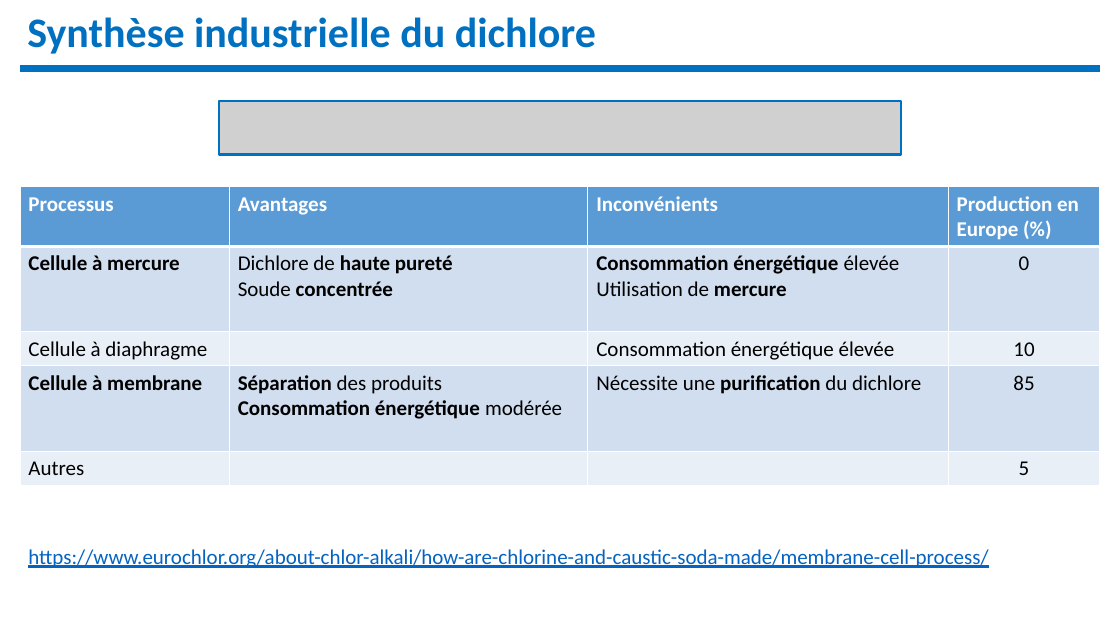
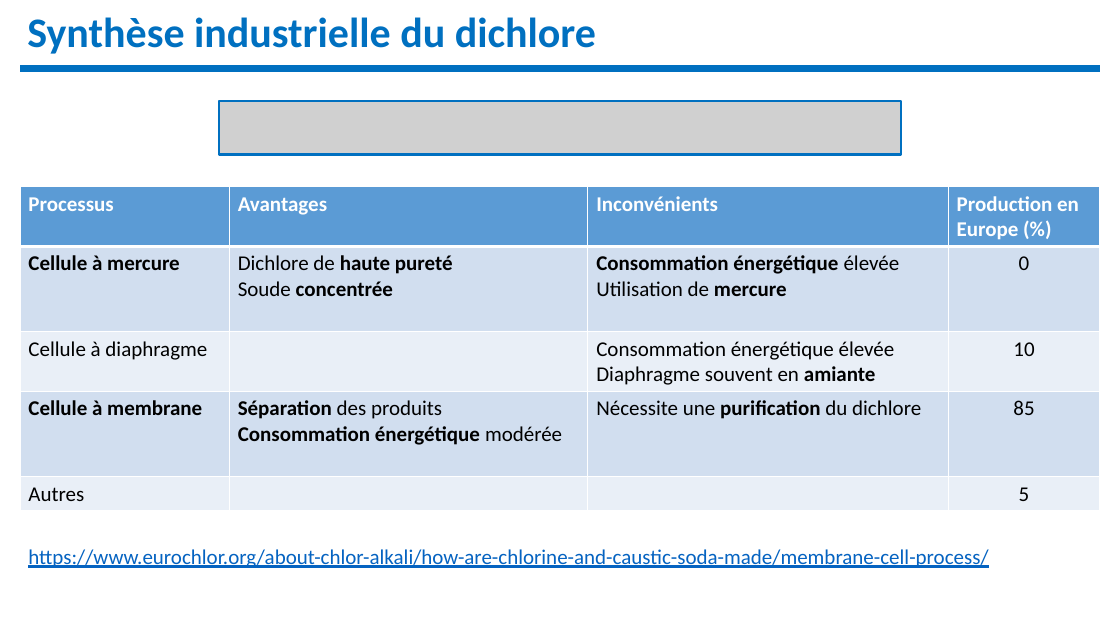
Before and after one commit to remimetzdorff/agregation, a slide deck: slide 3 of Leçons/Lecons de chimie 2019-2020/LC04.pptx. Drawn at 1120x630 pixels with LibreOffice and Linux fonts; fonts in the diff are those of the drawing; grey boxes stand for pictures. Boxes give left, top, right and bottom in pixels: in the first picture for what was removed or moved away, otherwise in the second. Text is boxed around its words. In the diff, an @@ line names an element or a change of style, - is before the commit and + after.

```diff
--- a/Leçons/Lecons de chimie 2019-2020/LC04.pptx
+++ b/Leçons/Lecons de chimie 2019-2020/LC04.pptx
@@ table at (20, 187, 1100, 507) @@
-row 3, column 3: Consommation énergétique élevée
+row 3, column 3: Consommation énergétique élevée / Diaphragme souvent en amiante
```
Also in this commit, not shown: 1 other slide changed, 3 other files.
